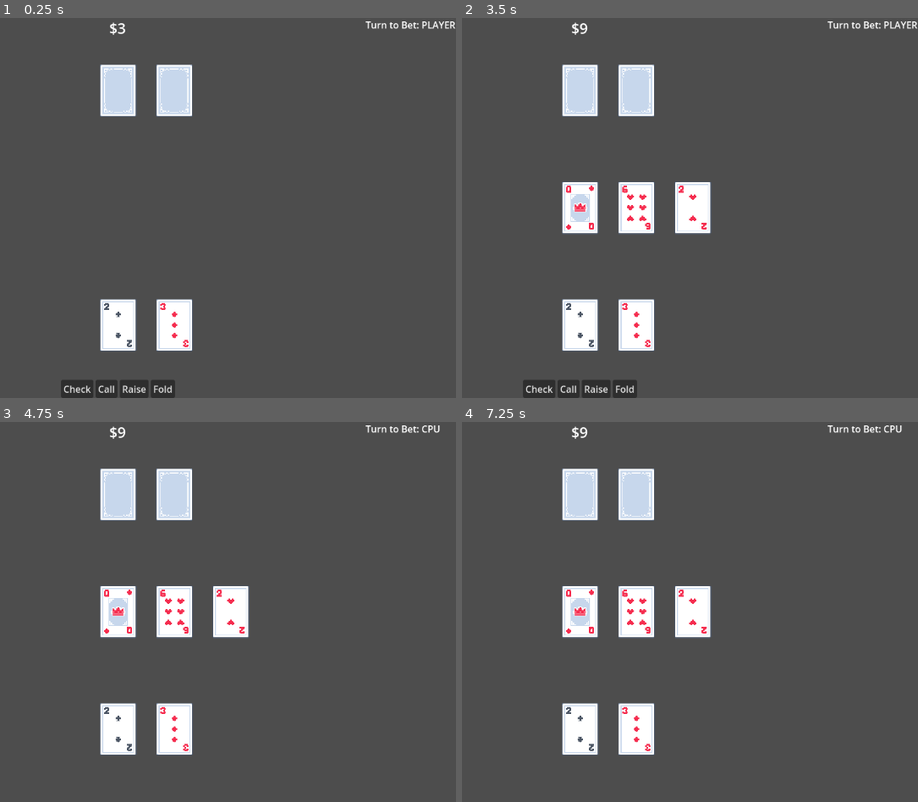
Above: before the commit, frames 1-4 (two rows, left to right).
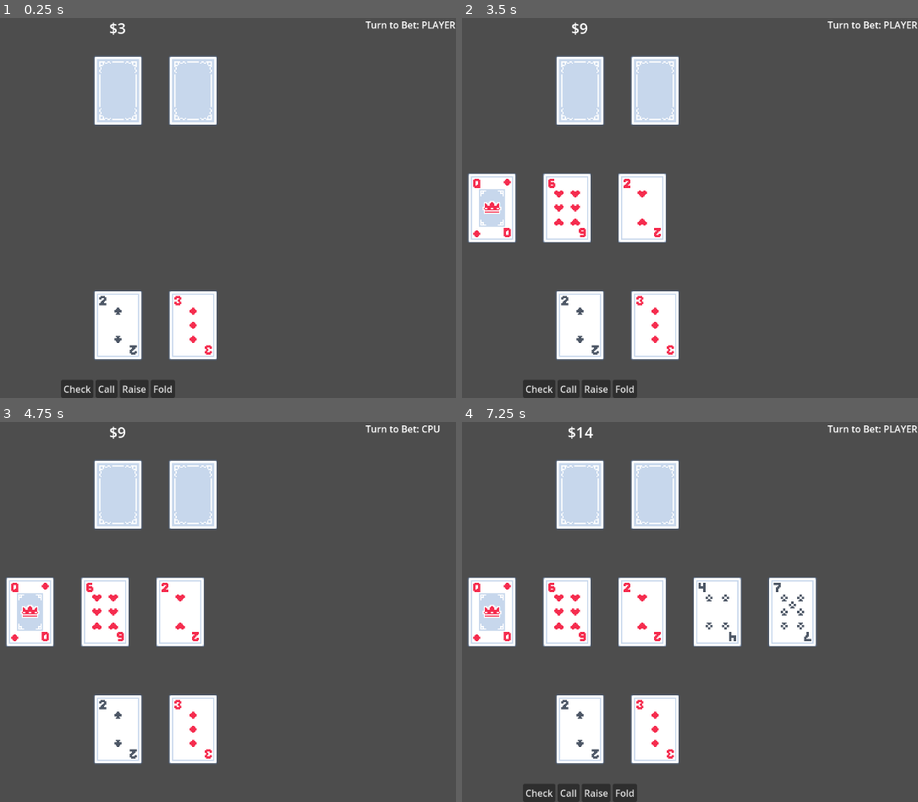
Above: after the commit, the same moments.

Repository: david8zhang/cat-poker
Game: Godot game, scene res://scenes/Main.tscn
Same seed, same stepped clock (60 frames per second), same inputs: the game is played once before the commit and once after it.
Inputs (mouse positions are in pixels of both pictures, inside the frame that each line leads up to):
- Up to frame 1 (0.25 s): no input
- Up to frame 2 (3.5 s): click "Check" at 0.5 s; click "Call" at 1.25 s; click "Raise" at 2 s; tap Enter at 2.75 s
- Up to frame 3 (4.75 s): click "Fold" at 3.5 s; click "Check" at 4.25 s
- Up to frame 4 (7.25 s): tap Space at 5 s; click (566, 794) at 5.75 s, where only the run before the commit has a clickable "Call"; click (594, 794) at 6.5 s, where only the run after the commit has a clickable "Raise"

The runs differ from the first frame. In frame 1, 6.0% of the frame differs, in the area x 20-48%, y 10-90%; in frame 2, 12%; in frame 3, 12%; in frame 4, 16%, in the area x 1-100%, y 0-100%.

Commit message:
fix bug with checking

Diff:
--- a/prefabs/Card.tscn
+++ b/prefabs/Card.tscn
@@ -6,4 +6,4 @@
 script = ExtResource("1_3110q")
 
 [node name="Sprite2D" type="Sprite2D" parent="."]
-scale = Vector2(1.5, 1.5)
+scale = Vector2(2, 2)
--- a/scripts/CardPlayer.gd
+++ b/scripts/CardPlayer.gd
@@ -23,7 +23,7 @@
 		add_child(new_card)
 
 		# TODO: Figure out how to center cards
-		curr_pos.x += new_card.sprite.texture.get_width() * 1.5
+		curr_pos.x += new_card.sprite.texture.get_width() * 2
 
 func display_hand():
 	for card in cards_in_hand:
--- a/scripts/Game.gd
+++ b/scripts/Game.gd
@@ -32,7 +32,10 @@
 var curr_player_bet = 0
 var curr_cpu_bet = 0
 var curr_phase = GamePhase.PREFLOP
-var next_card_x_pos = 0
+var next_card_x_pos = -150
+
+var did_player_check = false
+var did_cpu_check = false
 
 func _ready():
 	# connect signals
@@ -83,7 +86,7 @@
 		card.global_position = card_pos
 		communal_cards.append(card)
 		add_child(card)
-		next_card_x_pos += card.sprite.texture.get_width() * 1.5
+		next_card_x_pos += card.sprite.texture.get_width() * 2
 		card_pos = Vector2(next_card_x_pos, 0)
 		card.show_card()
 
@@ -102,31 +105,6 @@
 	if self.side_to_act == Game.Side.PLAYER:
 		player_action_buttons.show()
 
-func on_bet(side: Game.Side, amount):
-	# pot_label.text = "$" + str(pot)
-	if side == Game.Side.CPU:
-		curr_cpu_bet = amount
-		# CPU raise or
-		if curr_cpu_bet > curr_player_bet or amount == 0:
-			process_next_action(Game.Side.PLAYER)
-		# CPU call
-		elif curr_cpu_bet == curr_player_bet:
-			var callable = Callable(self, "go_to_next_phase")
-			delay_action(callable, 2)
-
-	else:
-		curr_player_bet = amount
-		# Player raise or check
-		if curr_player_bet > curr_cpu_bet or amount == 0:
-			process_next_action(Game.Side.CPU)
-		# Player call
-		elif curr_player_bet == curr_cpu_bet:
-			var callable = Callable(self, "go_to_next_phase")
-			delay_action(callable, 2)
-
-	# Update the pot
-	pot_label.text = "$" + str(curr_player_bet + curr_cpu_bet + pot)
-
 
 func delay_action(callable, time):
 	var timer = Timer.new()
@@ -137,10 +115,42 @@
 	add_child(timer)
 
 func on_player_bet(amount):
-	on_bet(Game.Side.PLAYER, amount)
+	curr_player_bet = amount
+	# Player check
+	if amount == 0:
+		if did_cpu_check:
+			go_to_next_phase_with_delay(2)
+		else:
+			did_player_check = true
+			process_next_action(Game.Side.CPU)
+	# Player raise
+	if curr_player_bet > curr_cpu_bet:
+		process_next_action(Game.Side.CPU)
+	# Player call
+	elif curr_player_bet == curr_cpu_bet:
+		go_to_next_phase_with_delay(2)
+	pot_label.text = "$" + str(curr_player_bet + curr_cpu_bet + pot)
 
 func on_cpu_bet(amount):
-	on_bet(Game.Side.CPU, amount)
+	curr_cpu_bet = amount
+	# CPU check
+	if amount == 0:
+		if did_player_check:
+			go_to_next_phase_with_delay(2)
+		else:
+			did_cpu_check = true
+			process_next_action(Game.Side.PLAYER)
+	# CPU raise
+	elif curr_cpu_bet > curr_player_bet:
+		process_next_action(Game.Side.PLAYER)
+	# CPU call
+	elif curr_cpu_bet == curr_player_bet:
+		go_to_next_phase_with_delay(2)
+	pot_label.text = "$" + str(curr_player_bet + curr_cpu_bet + pot)
+
+func go_to_next_phase_with_delay(delay: int):
+	var callable = Callable(self, "go_to_next_phase")
+	delay_action(callable, delay)
 
 func go_to_next_phase():
 	pot += curr_player_bet + curr_cpu_bet
@@ -160,7 +170,6 @@
 		process_next_action(Side.PLAYER)
 
 func handle_cpu_action():
-	print("Went here!")
 	if curr_player_bet == 0:
 		cpu.check()
 	else:
